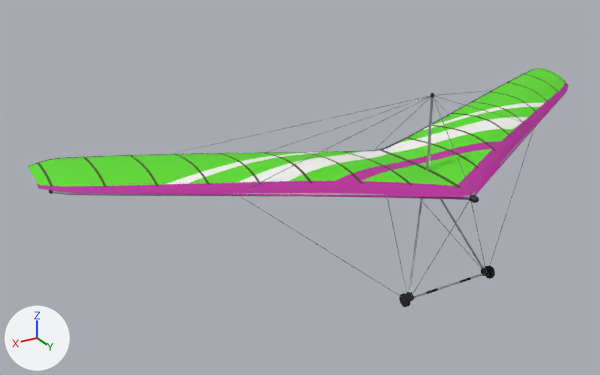
The glTF model assets/models/glider_ww_spectrum.glb as it was, and as the next commit left it.
Before and after are seen from a 50 mm lens placed at (7.54, 9.12, 4.8), pointed at (1.34, -1.2, -0.36). Arrows for +X, +Y and +Z are at lower left; the lights stay in place. The first picture is the older version. Vertices at exactly the same position are counted once.

Before the edit, the objects in view are built like this:
```python
me_controlframe = bpy.data.meshes.new('ControlFrame')
me_controlframe.from_pydata(...)  # 1982 vertices, 3648 faces; spans x -2.85..2.85, y -1.01..1.21, z -1.59..0.17
# faces by material slot: [644, 1464, 300, 256, 648, 120, 120, 96]
me_controlframe.materials.append(mat_fitting)  # black #19191c
me_controlframe.materials.append(mat_steel)  # grey #9ea1a8
me_controlframe.materials.append(mat_webbing)  # dark blue #1f294c
me_controlframe.materials.append(mat_webbingbackup)  # red #9e1912
me_controlframe.materials.append(mat_tube_ww_spectrum)  # light grey #b8bac2
me_controlframe.materials.append(mat_grip)  # black #121213
me_controlframe.materials.append(mat_wheel)  # black #1f1f1f
me_controlframe.materials.append(mat_wire)  # grey #8c8f99
me_frame = bpy.data.meshes.new('Frame')
me_frame.from_pydata(...)  # 1174 vertices, 2214 faces; spans x -5.08..5.08, y -1.87..1.36, z 0.03..1.35
# faces by material slot: [1808, 310, 96]
me_frame.materials.append(mat_tube_ww_spectrum)  # light grey #b8bac2
me_frame.materials.append(mat_fitting)  # black #19191c
me_frame.materials.append(mat_wire)  # grey #8c8f99
me_sail = bpy.data.meshes.new('Sail')
me_sail.from_pydata(...)  # 3737 vertices, 7200 faces; spans x -5.18..5.18, y -2.4..1.26, z 0.04..0.43
me_sail.materials.append(mat_sail_ww_spectrum)  # picture img_glider_ww_spectrum_sail
ob_controlframe = bpy.data.objects.new('ControlFrame', me_controlframe)
ob_controlframe.location = (0.0, 0.0, 0.0)
ob_frame = bpy.data.objects.new('Frame', me_frame)
ob_frame.location = (0.0, 0.0, 0.0)
ob_sail = bpy.data.objects.new('Sail', me_sail)
ob_sail.location = (0.0, 0.0, 0.0)
```
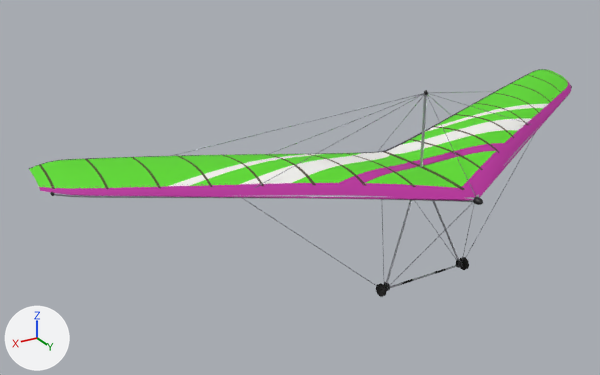
Changed parts and their boxes [x1, y1, x2, y2] in the pictures (600 x 375 px; the box of a moved part takes in the faces that stretch with it):
'Sail', moved
    before: [28, 68, 568, 199]
    after: [29, 69, 571, 201]
'Frame', reshaped
    before: [49, 84, 569, 203]
    after: [50, 85, 572, 205]
'ControlFrame', reshaped (9% shorter)
    before: [240, 129, 534, 307]
    after: [242, 135, 534, 297]
part 2 of me_frame, moved or reshaped
    before: [472, 89, 568, 195]
    after: [476, 91, 571, 197]
part 3 of me_frame, moved or reshaped
    before: [53, 191, 470, 200]
    after: [54, 193, 474, 202]
part 4 of me_frame, moved or reshaped
    before: [426, 97, 434, 170]
    after: [420, 95, 427, 167]
part 5 of me_frame, moved or reshaped
    before: [469, 195, 479, 203]
    after: [473, 197, 483, 205]
part 6 of me_frame, moved or reshaped
    before: [435, 96, 530, 124]
    after: [428, 93, 532, 125]
part 7 of me_frame, moved or reshaped
    before: [434, 90, 492, 96]
    after: [431, 91, 495, 93]
part 8 of me_frame, moved or reshaped
    before: [249, 96, 431, 188]
    after: [255, 94, 424, 188]
part 9 of me_frame, moved or reshaped
    before: [268, 96, 430, 152]
    after: [269, 94, 422, 154]
part 10 of me_frame, moved or reshaped
    before: [171, 96, 429, 154]
    after: [172, 93, 424, 156]
part 11 of me_frame, moved or reshaped
    before: [376, 97, 472, 194]
    after: [379, 95, 476, 197]
part 12 of me_controlframe, moved or reshaped
    before: [483, 267, 489, 276]
    after: [457, 260, 463, 268]
part 13 of me_controlframe, moved or reshaped
    before: [408, 292, 414, 302]
    after: [385, 283, 390, 292]
part 14 of me_controlframe, moved or reshaped
    before: [240, 129, 534, 307]
    after: [242, 135, 534, 297]

The change in detail:
me_sail is used by ob_sail; location (0.0, 0.0, 0.0).
me_sail had 3737 vertices, 7200 faces and spanned x -5.18..5.18, y -2.4..1.26, z 0.04..0.43.
me_sail now has 3737 vertices, 7200 faces and spans x -5.18..5.18, y -2.32..1.34, z 0.04..0.43.
me_sail part 1: the whole mesh is moved by (0.0, 0.08, 0.0).
me_frame is used by ob_frame; location (0.0, 0.0, 0.0).
me_frame had 1174 vertices, 2214 faces and spanned x -5.08..5.08, y -1.87..1.36, z 0.03..1.35.
me_frame now has 1174 vertices, 2214 faces and spans x -5.08..5.08, y -1.79..1.44, z 0.03..1.35.
me_frame part 2: the loose piece of 310 vertices spanning x -5.04..0.02, y -1.71..1.26, z 0.05..0.23 is moved by (0.0, 0.08, 0.0).
me_frame part 3: the loose piece of 310 vertices spanning x -0.02..5.04, y -1.71..1.26, z 0.05..0.23 is moved by (0.0, 0.08, 0.0).
me_frame part 4: the loose piece of 16 vertices spanning x -0.02..0.02, y 0.23..0.27, z 0.06..1.31 is moved by (0.0, -0.15, 0.0).
me_frame part 5: the loose piece of 57 vertices spanning x -0.06..0.06, y 1.18..1.36, z 0.03..0.13 is moved by (0.0, 0.08, 0.0).
me_frame part 6: the loose piece of 12 vertices spanning x -2.85..0.0, y -0.39..0.25, z 0.17..1.31 is scaled about its middle by (1, 0.633, 1), then moved by (0.0, -0.03, 0.0).
me_frame part 7: the loose piece of 12 vertices spanning x -3.21..0.0, y -1.87..0.25, z 0.35..1.31 is scaled about its middle by (1, 0.889, 1), then moved by (0.0, -0.03, 0.0).
me_frame part 8: the loose piece of 12 vertices spanning x 0.0..2.85, y -0.39..0.25, z 0.17..1.31 is scaled about its middle by (1, 0.633, 1), then moved by (0.0, -0.03, 0.0).
me_frame part 9: the loose piece of 12 vertices spanning x 0.0..1.82, y -1.43..0.25, z 0.24..1.31 is scaled about its middle by (1, 0.861, 1), then moved by (0.0, -0.03, 0.0).
me_frame part 10: the loose piece of 12 vertices spanning x 0.0..3.21, y -1.87..0.25, z 0.35..1.31 is scaled about its middle by (1, 0.889, 1), then moved by (0.0, -0.03, 0.0).
me_frame part 11: 10 of the vertices in x 0.0, y 0.25, z 1.31 are moved by (0.0, -0.15, 0.0).
Other edits to the shape of me_frame do not show in these pictures.
me_controlframe is used by ob_controlframe; location (0.0, 0.0, 0.0).
me_controlframe had 1982 vertices, 3648 faces and spanned x -2.85..2.85, y -1.01..1.21, z -1.59..0.17.
me_controlframe now has 1982 vertices, 3648 faces and spans x -2.85..2.85, y -0.93..1.3, z -1.71..0.17.
me_controlframe part 12: the loose piece of 42 vertices spanning x -0.78..-0.67, y 0.88..0.94, z -1.52..-1.39 is scaled about its middle by (1, 0.346, 1.08), then moved by (0.0, -0.57, -0.12).
me_controlframe part 13: the loose piece of 42 vertices spanning x 0.67..0.78, y 0.88..0.94, z -1.52..-1.39 is scaled about its middle by (1, 0.346, 1.08), then moved by (0.0, -0.57, -0.12).
me_controlframe part 14: 1034 of 1982 vertices moved; they spanned x -2.85..2.85, y -1.01..1.21, z -1.59..0.17 and now span x -2.85..2.85, y -0.93..1.3, z -1.71..0.17; mean shift (0.0, -0.53, -0.11); largest move (0.77, 0.89, -1.53) -> (0.77, 0.3, -1.65).
Other edits to the shape of me_controlframe do not show in these pictures.
